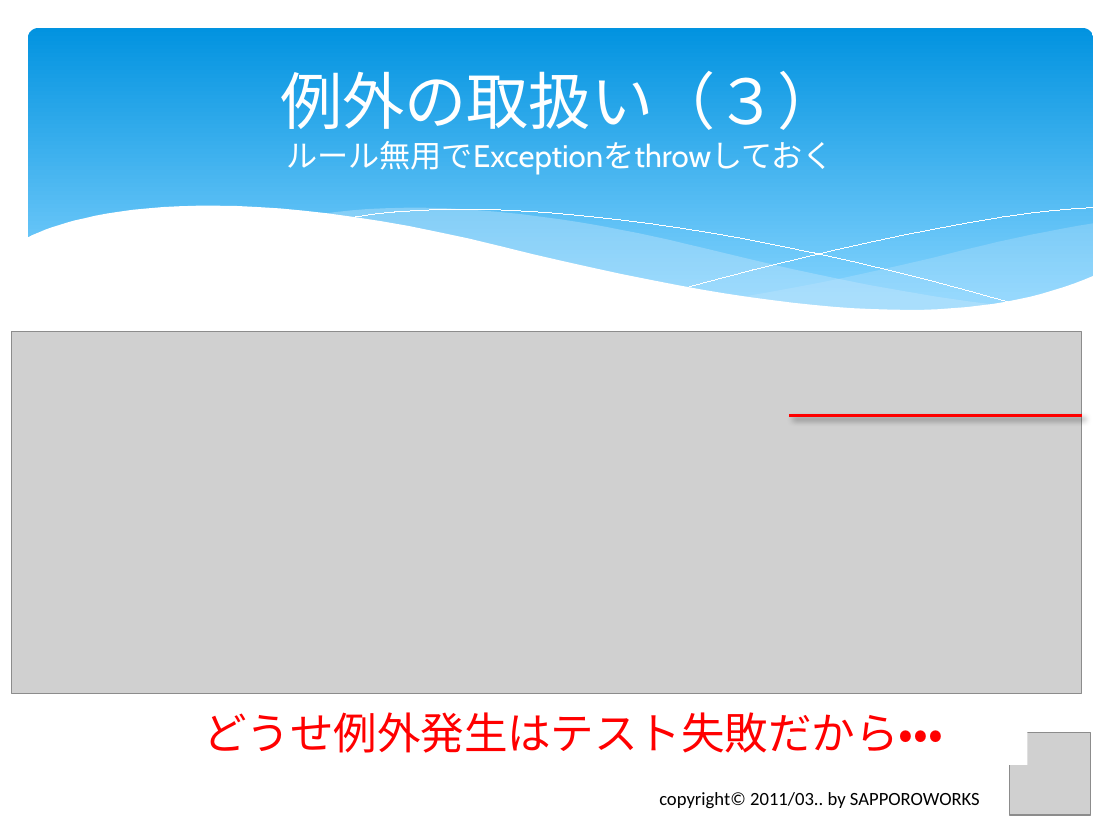
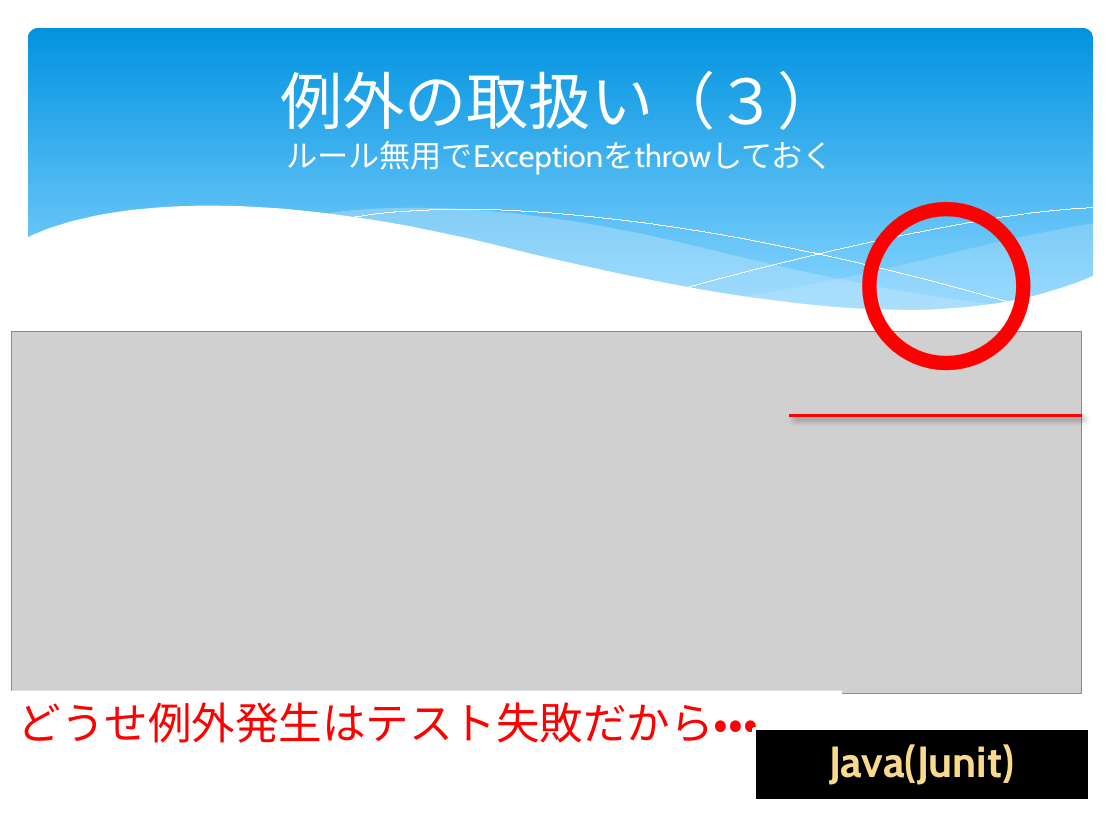
Before and after one commit to furuya02/clrh78, a slide deck: slide 62 of C# から Java へのプログラム移植で体験したTDDの効果は？.pptx (slide 34 before the commit). Drawn at 1120x840 pixels with LibreOffice and Linux fonts; fonts in the diff are those of the drawing; grey boxes stand for pictures. Boxes give left, top, right and bottom in pixels: in the first picture for what was removed or moved away, otherwise in the second. Text is boxed around its words. In the diff, an @@ line names an element or a change of style, - is before the commit and + after.

```diff
--- a/C# から Java へのプログラム移植で体験したTDDの効果は？.pptx
+++ b/C# から Java へのプログラム移植で体験したTDDの効果は？.pptx
@@ text added at [853,168,1040,371], 120 pt, text #FF0000 @@
+〇
@@ rectangle "どうせ例外発生はテスト失敗だから・・・": place and size @@
-rectangle "どうせ例外発生はテスト失敗だから・・・" at [203,712,943,753]
+rectangle "どうせ例外発生はテスト失敗だから・・・" at [0,691,842,755]
@@ rectangle added at [754,729,1089,801], fill #000000, outline #FFFFFF 2 pt, 28 pt, text #F9D98C, bold @@
+Java(Junit)
@@ picture removed at [1010,732,1091,814] @@
@@ text removed at [659,792,980,809] @@
-copyright© 2011/03.. by SAPPOROWORKS
```
Also in this commit, not shown: 11 other slides changed, 23 slides added.
